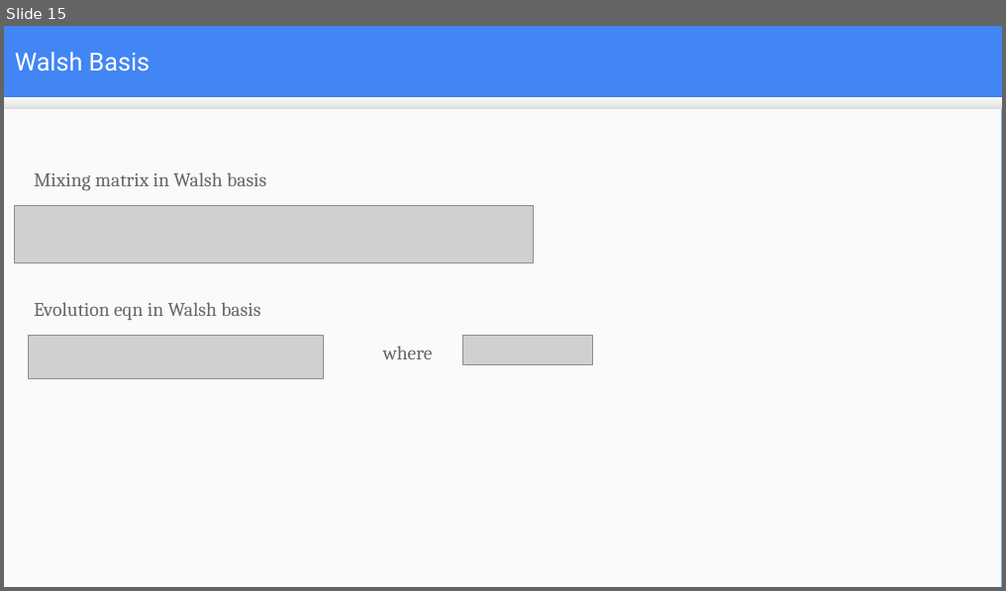
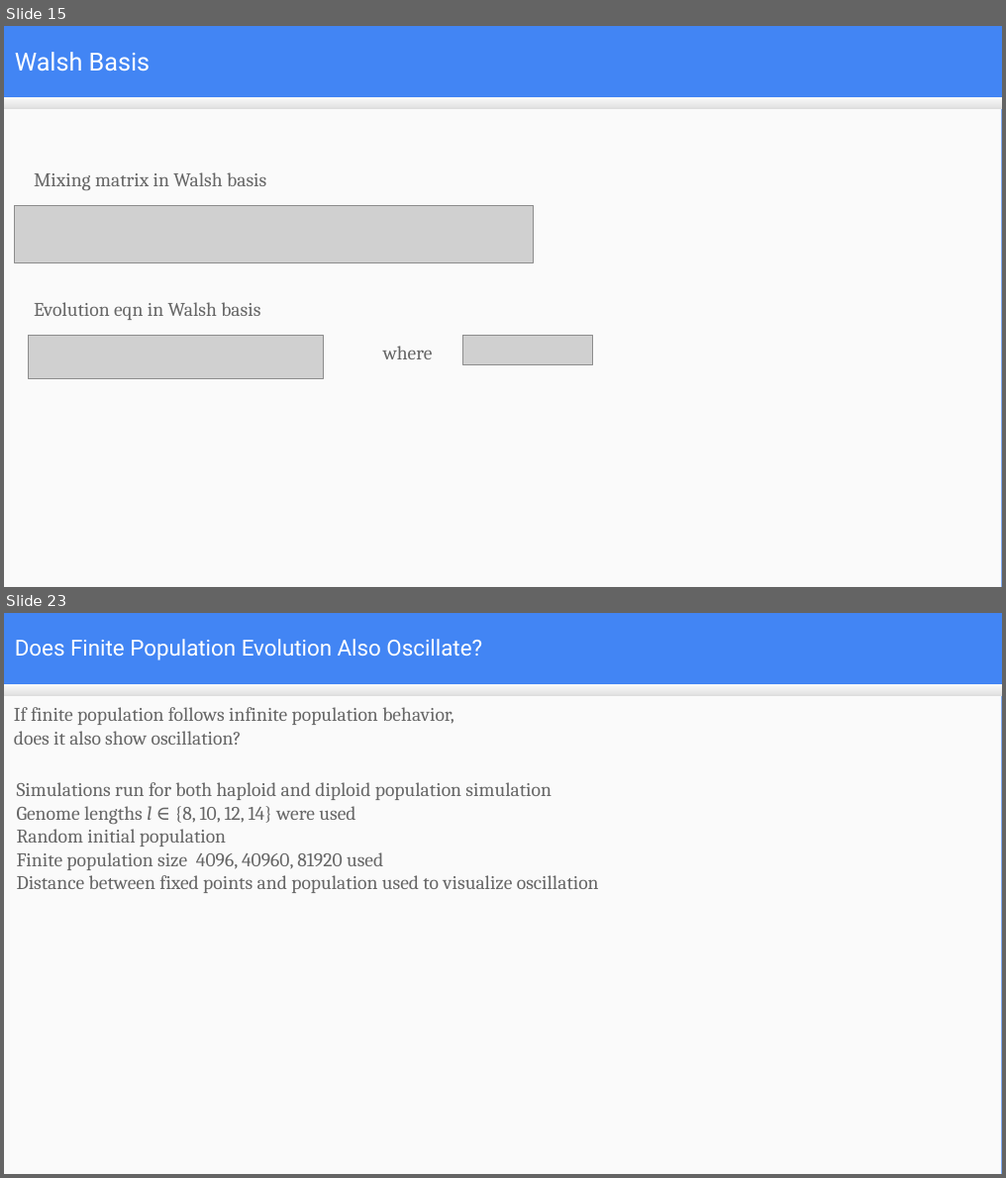
Before and after one commit to mduwalsh/project, a slide deck: thesis_slides_mahendra.odp. Shown one above the other, each under a label of ours: slide 15 before the commit, slides 15 and 23 after it; the slides between them are not shown. The pictures are 1006x591 and 1006x1178 pixels, drawn with LibreOffice and Linux fonts; fonts in the diff are those of the drawing; grey boxes stand for pictures. Boxes give left, top, right and bottom in pixels: in the first picture for what was removed or moved away, otherwise in the second. Text is boxed around its words. In the diff, an @@ line names an element or a change of style, - is before the commit and + after.

```diff
--- a/thesis_slides_mahendra.odp
+++ b/thesis_slides_mahendra.odp
@@ slide 23 added at (4, 613, 1002, 1174), background #4285F4; not listed: 2 template elements that a slide beside it also shows @@
@@ title added at (15, 639, 482, 661), 16 pt, text #FFFFFF @@
+Does Finite Population Evolution Also Oscillate?
@@ text added at (14, 707, 454, 745), 14 pt, text #666666 @@
+If finite population follows infinite population behavior,
+does it also show oscillation?
@@ text added at (17, 782, 599, 893), 14 pt, text #666666 @@
+Simulations run for both haploid and diploid population simulation
+Genome lengths l ∈ {8, 10, 12, 14} were used
+Random initial population
+Finite population size 4096, 40960, 81920 used
+Distance between fixed points and population used to visualize oscillation
```
Also in this commit, not shown: 11 slides changed, 12 other slides added, 4 slides removed, 4 other files.
